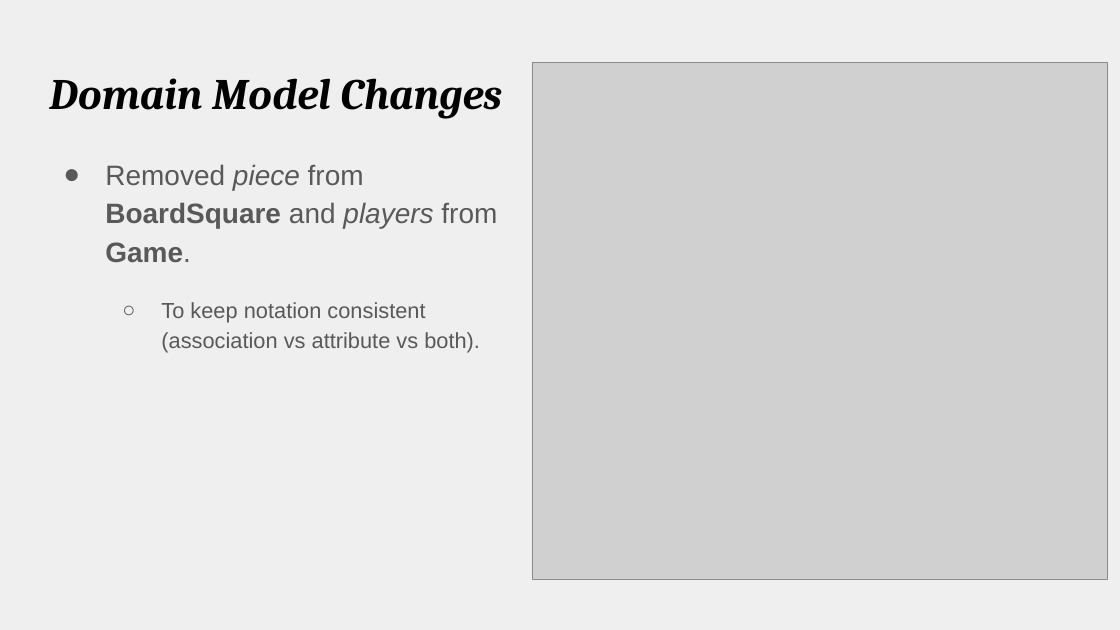
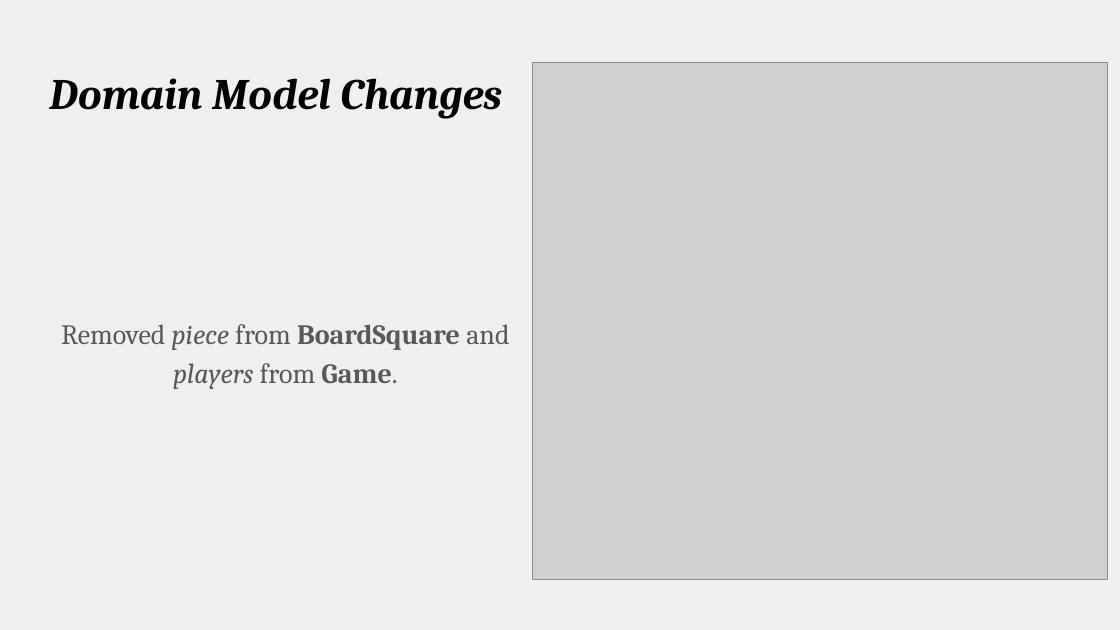
Before and after one commit to amgunden/cs414-f17-301-chessire-coders, a slide deck: slide 3 of documentation/P3 Presentation.pptx. Drawn at 1120x630 pixels with LibreOffice and Linux fonts; fonts in the diff are those of the drawing; grey boxes stand for pictures. Boxes give left, top, right and bottom in pixels: in the first picture for what was removed or moved away, otherwise in the second. Text is boxed around its words. In the diff, an @@ line names an element or a change of style, - is before the commit and + after.

```diff
--- a/documentation/P3 Presentation.pptx
+++ b/documentation/P3 Presentation.pptx
@@ text "Removed piece from BoardSquare and ..." at bbox=[61, 324, 509, 389]: font Arial to Cambria; alignment left to centre; bullet ● to none; vertical alignment top to middle @@
@@ text at bbox=[161, 302, 480, 353]: paragraph removed @@
-  ○ To keep notation consistent (association vs attribute vs both).
```
Also in this commit, not shown: 6 other slides changed, 12 slides added, 7 slides removed, 1 other file.
